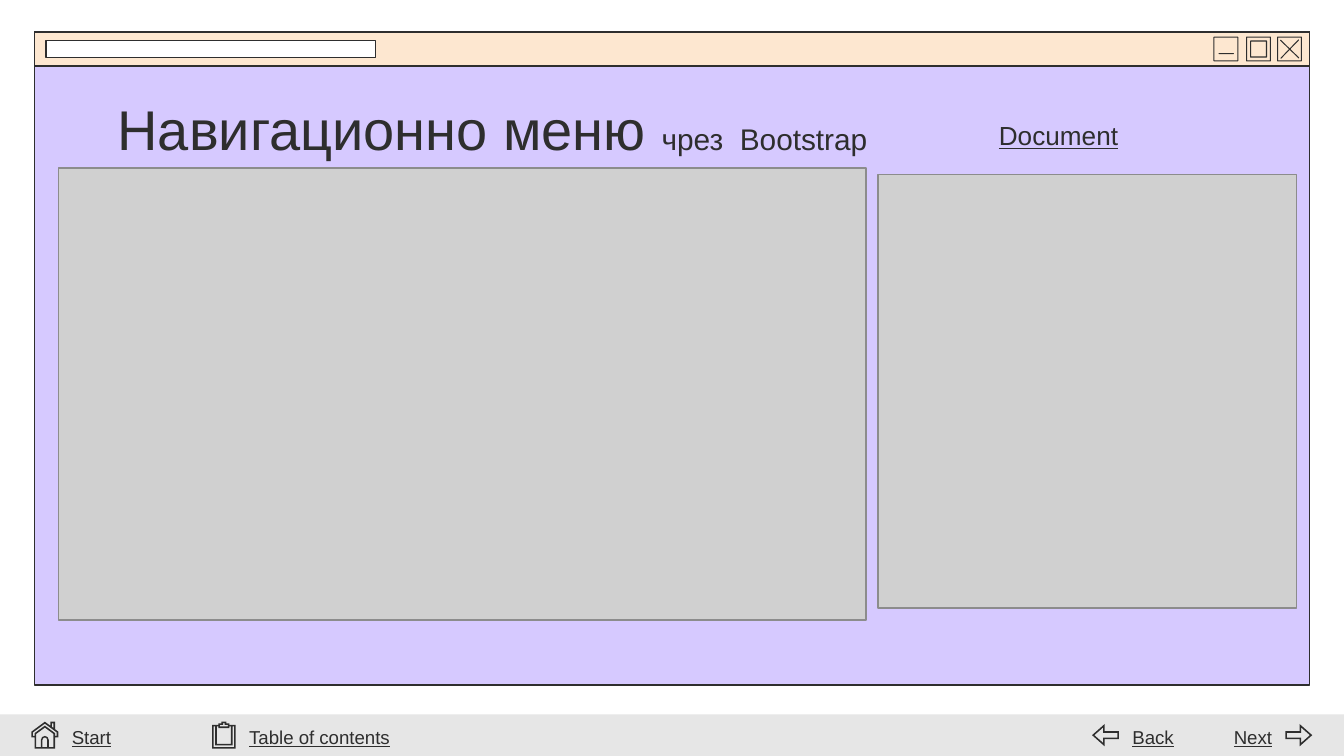
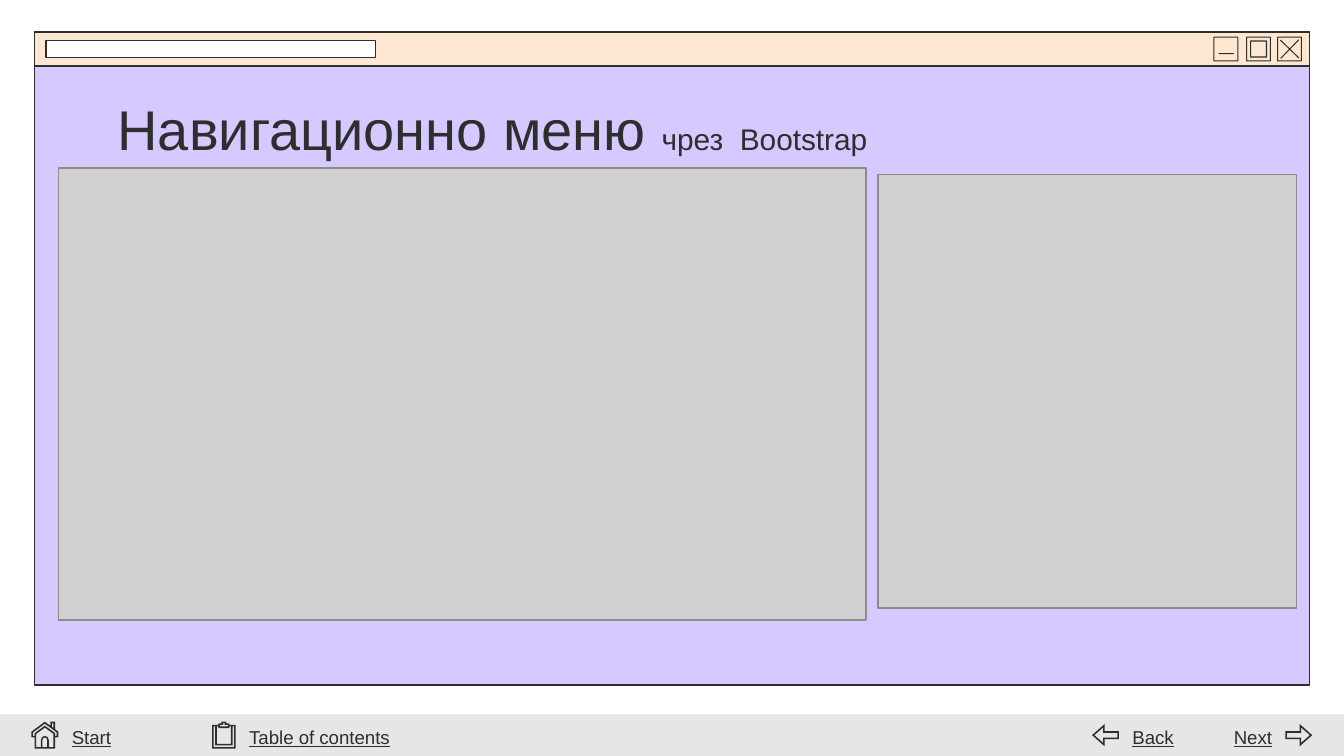
Before and after one commit to stilyana-petrova/12b, a slide deck: slide 19 of IP/Bootstrap/Bootstrap Presentation.pptx. Drawn at 1344x756 pixels with LibreOffice and Linux fonts; fonts in the diff are those of the drawing; grey boxes stand for pictures; background and template pictures are left out. Boxes give left, top, right and bottom in pixels: in the first picture for what was removed or moved away, otherwise in the second. Text is boxed around its words. In the diff, an @@ line names an element or a change of style, - is before the commit and + after.

```diff
--- a/IP/Bootstrap/Bootstrap Presentation.pptx
+++ b/IP/Bootstrap/Bootstrap Presentation.pptx
@@ text removed at (999, 127, 1118, 149) @@
-Document
```
Also in this commit, not shown: 10 other slides changed, 7 other files.
